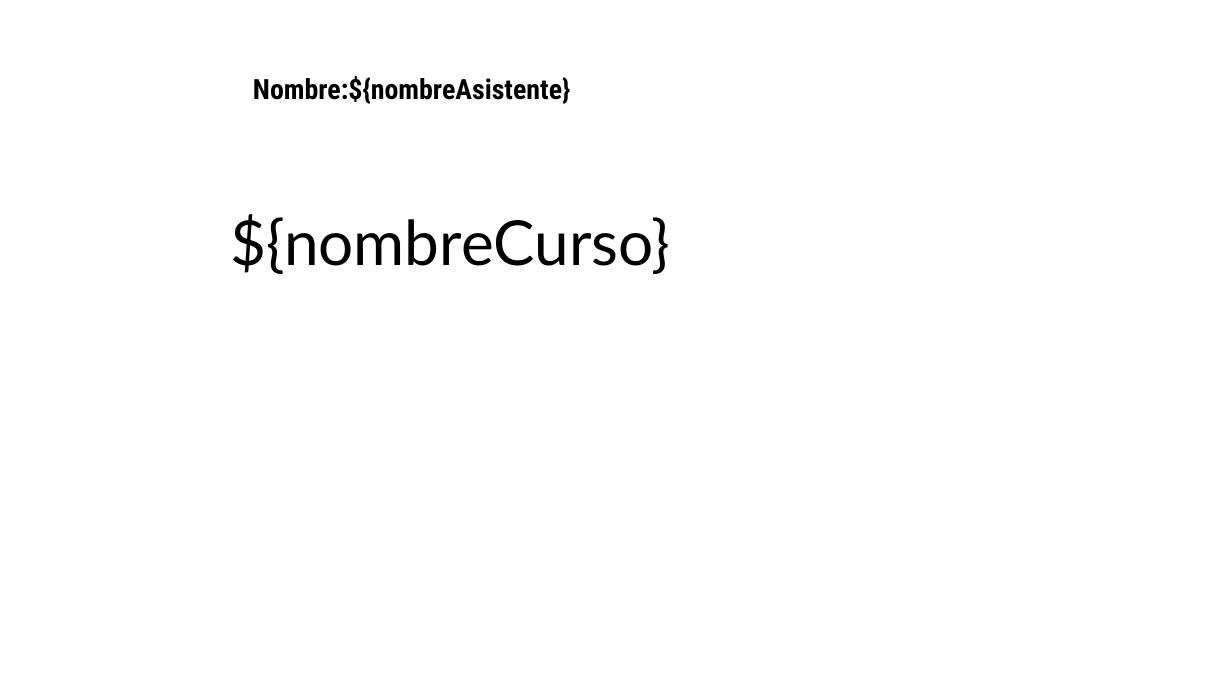
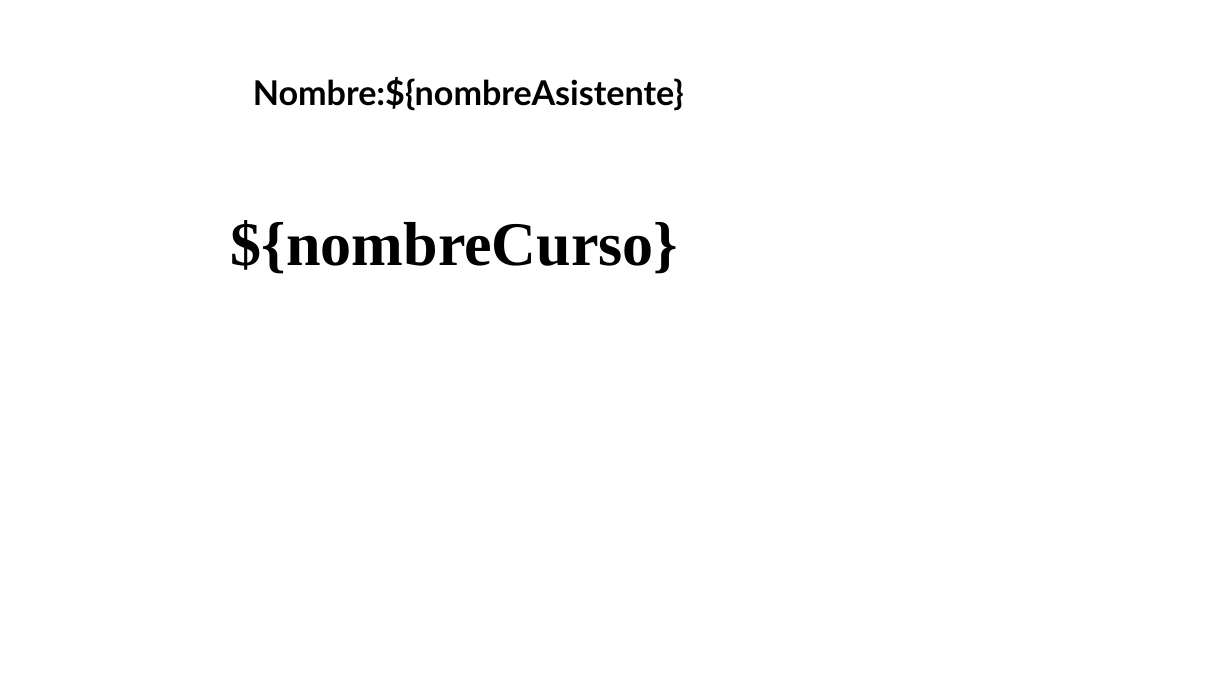
Before and after one commit to ViesTreet/createmanagesubmit, a slide deck: slide 1 of src/main/resources/static/plantillas/test1Modificado.pptx. Drawn at 1232x693 pixels with LibreOffice and Linux fonts; fonts in the diff are those of the drawing. Boxes give left, top, right and bottom in pixels: in the first picture for what was removed or moved away, otherwise in the second. Text is boxed around its words. In the diff, an @@ line names an element or a change of style, - is before the commit and + after.

```diff
--- a/src/main/resources/static/plantillas/test1Modificado.pptx
+++ b/src/main/resources/static/plantillas/test1Modificado.pptx
@@ text "Nombre:${nombreAsistente}" at bbox=[253, 77, 684, 111]: size 18 to 22 pt, font Roboto Condensed to Lato @@
@@ text "${nombreCurso}" at bbox=[231, 220, 678, 274]: font Lato to Times New Roman, bold on @@
```
Also in this commit, not shown: 9 other files.
